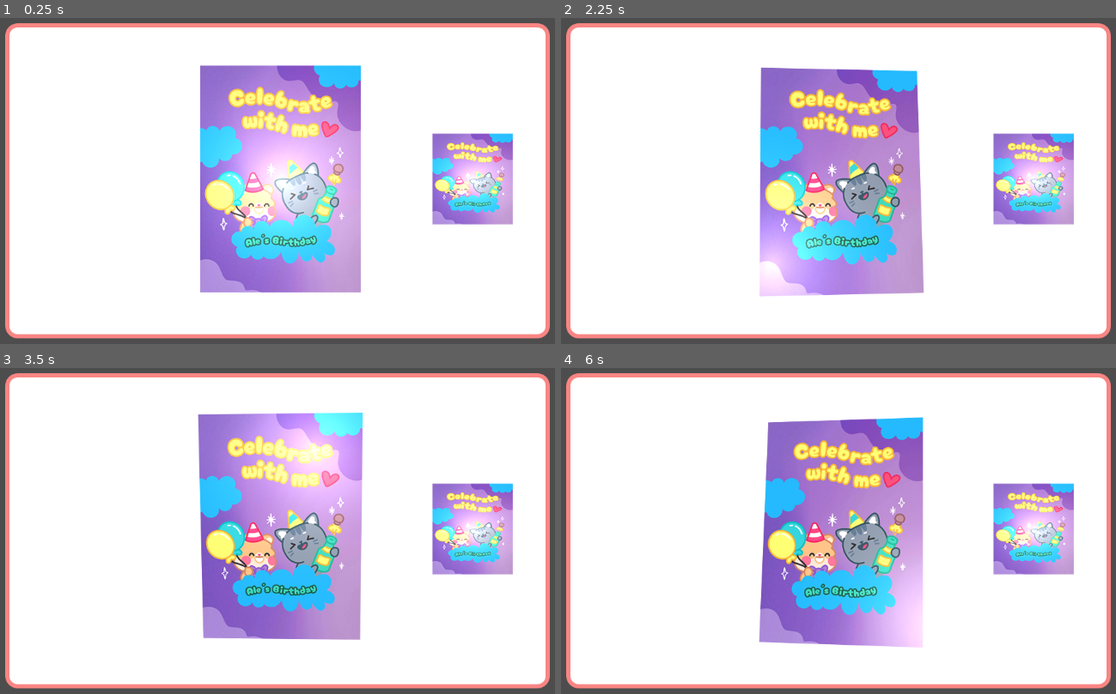
Above: before the commit, frames 1-4 (two rows, left to right).
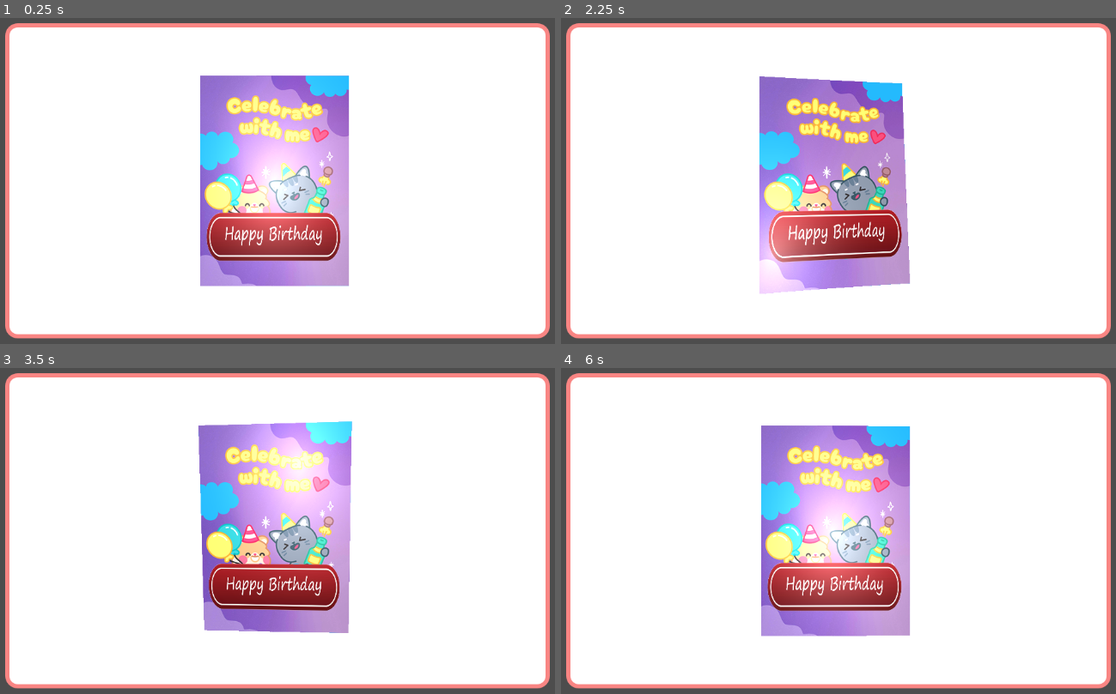
Above: after the commit, the same moments.

Repository: knowercoder/3D-Hover-Shader
Game: Godot game, scene res://Scenes/Hover3D_Advanced.tscn
The game is run twice, just before and just after one commit, with the same random seed, the same clock (stepped at 60 frames per second) and the same inputs. Before the commit the project starts from res://Scenes/Hover3D.tscn.
Inputs (mouse positions are in pixels of both pictures, inside the frame that each line leads up to):
- Up to frame 1 (0.25 s): no input
- Up to frame 2 (2.25 s): tap Enter at 0.5, 2 s; move the mouse to (993, 161) at 0.52 s; tap Space at 1.25 s; move the mouse to (705, 200) at 1.27 s; move the mouse to (910, 96) at 2.02 s
- Up to frame 3 (3.5 s): tap Space at 2.75 s; move the mouse to (244, 609) at 2.77 s
- Up to frame 4 (6 s): tap Enter at 3.5 s; move the mouse to (1049, 589) at 3.52 s; tap Space at 4.25 s; move the mouse to (633, 472) at 4.27 s; move the mouse to (877, 531) at 5.02 s; move the mouse to (738, 436) at 5.77 s

The runs differ from the first frame. In frame 1, 15% of the frame differs, in the area x 36-93%, y 14-85%; in frame 2, 16%; in frame 3, 17%; in frame 4, 20%, in the area x 35-93%, y 15-86%.

Commit message:
added advanced shader with second texture

Diff:
--- /dev/null
+++ b/Materials/Hover3D_Advanced_M1.tres
@@ -0,0 +1,17 @@
+[gd_resource type="ShaderMaterial" load_steps=3 format=3 uid="uid://def4e6d5lsjhn"]
+
+[ext_resource type="Shader" uid="uid://co75u220wy41s" path="res://Shaders/Hover3D_Advanced.gdshader" id="1_s4yul"]
+[ext_resource type="Texture2D" uid="uid://b3rt7br5cal7f" path="res://Sprites/button.png" id="2_s4yul"]
+
+[resource]
+shader = ExtResource("1_s4yul")
+shader_parameter/_tilt_Scale = 0.25
+shader_parameter/_texPos = Vector4(0.1, 0.1, 0.8, 0.8)
+shader_parameter/_isSpecularLight = true
+shader_parameter/_speularLightIntensity = 0.5
+shader_parameter/_speularLightPower = 3.0
+shader_parameter/_isSecondTex = false
+shader_parameter/_secondTex = ExtResource("2_s4yul")
+shader_parameter/_texPos2 = Vector4(0.165, 0.98, 0.655, -0.065)
+shader_parameter/_zDist2 = 0.05
+shader_parameter/_mousePos = Vector2(0, 0)
--- a/Shaders/Hover3D_Material1.tres
+++ b/Materials/Hover3D_Basic_M1.tres
@@ -1,6 +1,6 @@
 [gd_resource type="ShaderMaterial" load_steps=2 format=3 uid="uid://h3h86yy12dsj"]
 
-[ext_resource type="Shader" uid="uid://o22b6o4dqekk" path="res://Shaders/Hover3D.gdshader" id="1_hgn7v"]
+[ext_resource type="Shader" uid="uid://o22b6o4dqekk" path="res://Shaders/Hover3D_Basic.gdshader" id="1_hgn7v"]
 
 [resource]
 shader = ExtResource("1_hgn7v")
--- a/Shaders/Hover3D_Material2.tres
+++ b/Materials/Hover3D_Basic_M2.tres
@@ -1,6 +1,6 @@
 [gd_resource type="ShaderMaterial" load_steps=2 format=3 uid="uid://bh2i1yoj5octm"]
 
-[ext_resource type="Shader" uid="uid://o22b6o4dqekk" path="res://Shaders/Hover3D.gdshader" id="1_gtxdh"]
+[ext_resource type="Shader" uid="uid://o22b6o4dqekk" path="res://Shaders/Hover3D_Basic.gdshader" id="1_gtxdh"]
 
 [resource]
 shader = ExtResource("1_gtxdh")
--- /dev/null
+++ b/Scenes/Hover3D_Advanced.tscn
@@ -0,0 +1,41 @@
+[gd_scene load_steps=5 format=3 uid="uid://b8g0ixpuh7c6s"]
+
+[ext_resource type="Material" uid="uid://def4e6d5lsjhn" path="res://Materials/Hover3D_Advanced_M1.tres" id="1_mwl0d"]
+[ext_resource type="Texture2D" uid="uid://dd1a4k6twht15" path="res://Sprites/BirthdayCard.png" id="2_mwl0d"]
+[ext_resource type="Script" uid="uid://0sj48v4o0iyw" path="res://Scripts/Hover3D.gd" id="3_igksg"]
+
+[sub_resource type="StyleBoxFlat" id="StyleBoxFlat_077hx"]
+bg_color = Color(1, 1, 1, 1)
+border_width_left = 7
+border_width_top = 7
+border_width_right = 7
+border_width_bottom = 7
+border_color = Color(0.974469, 0.523311, 0.5145, 1)
+corner_radius_top_left = 20
+corner_radius_top_right = 20
+corner_radius_bottom_right = 20
+corner_radius_bottom_left = 20
+
+[node name="Node2D" type="Node2D"]
+
+[node name="Panel" type="Panel" parent="."]
+offset_left = 114.0
+offset_top = 58.0
+offset_right = 1028.0
+offset_bottom = 588.0
+theme_override_styles/panel = SubResource("StyleBoxFlat_077hx")
+
+[node name="TextureRect" type="TextureRect" parent="Panel"]
+material = ExtResource("1_mwl0d")
+layout_mode = 0
+offset_left = 302.0
+offset_top = 53.0
+offset_right = 602.0
+offset_bottom = 477.0
+texture = ExtResource("2_mwl0d")
+expand_mode = 1
+stretch_mode = 1
+script = ExtResource("3_igksg")
+
+[connection signal="mouse_entered" from="Panel/TextureRect" to="Panel/TextureRect" method="_on_mouse_entered"]
+[connection signal="mouse_exited" from="Panel/TextureRect" to="Panel/TextureRect" method="_on_mouse_exited"]
--- /dev/null
+++ b/Scenes/Hover3D_Advanced_2.tscn
@@ -0,0 +1,41 @@
+[gd_scene load_steps=5 format=3 uid="uid://btw0qmymjse0a"]
+
+[ext_resource type="Material" uid="uid://def4e6d5lsjhn" path="res://Materials/Hover3D_Advanced_M1.tres" id="1_ngrhb"]
+[ext_resource type="Texture2D" uid="uid://dd1a4k6twht15" path="res://Sprites/BirthdayCard.png" id="2_35dkh"]
+[ext_resource type="Script" uid="uid://0sj48v4o0iyw" path="res://Scripts/Hover3D.gd" id="3_csj87"]
+
+[sub_resource type="StyleBoxFlat" id="StyleBoxFlat_077hx"]
+bg_color = Color(1, 1, 1, 1)
+border_width_left = 7
+border_width_top = 7
+border_width_right = 7
+border_width_bottom = 7
+border_color = Color(0.974469, 0.523311, 0.5145, 1)
+corner_radius_top_left = 20
+corner_radius_top_right = 20
+corner_radius_bottom_right = 20
+corner_radius_bottom_left = 20
+
+[node name="Node2D" type="Node2D"]
+
+[node name="Panel" type="Panel" parent="."]
+offset_left = 114.0
+offset_top = 58.0
+offset_right = 1028.0
+offset_bottom = 588.0
+theme_override_styles/panel = SubResource("StyleBoxFlat_077hx")
+
+[node name="TextureRect" type="TextureRect" parent="Panel"]
+material = ExtResource("1_ngrhb")
+layout_mode = 0
+offset_left = 302.0
+offset_top = 53.0
+offset_right = 602.0
+offset_bottom = 477.0
+texture = ExtResource("2_35dkh")
+expand_mode = 1
+stretch_mode = 1
+script = ExtResource("3_csj87")
+
+[connection signal="mouse_entered" from="Panel/TextureRect" to="Panel/TextureRect" method="_on_mouse_entered"]
+[connection signal="mouse_exited" from="Panel/TextureRect" to="Panel/TextureRect" method="_on_mouse_exited"]
--- a/Scenes/Hover3D.tscn
+++ b/Scenes/Hover3D_Basic.tscn
@@ -1,9 +1,9 @@
 [gd_scene load_steps=7 format=3 uid="uid://csg0n6d7u0rvf"]
 
 [ext_resource type="Texture2D" uid="uid://bj51tovyuhql7" path="res://Sprites/BirthdayCard_500x500.png" id="1_5o2q8"]
-[ext_resource type="Material" uid="uid://h3h86yy12dsj" path="res://Shaders/Hover3D_Material1.tres" id="1_ing62"]
+[ext_resource type="Material" uid="uid://h3h86yy12dsj" path="res://Materials/Hover3D_Basic_M1.tres" id="1_ing62"]
 [ext_resource type="Script" uid="uid://0sj48v4o0iyw" path="res://Scripts/Hover3D.gd" id="2_a3wo0"]
-[ext_resource type="Material" uid="uid://bh2i1yoj5octm" path="res://Shaders/Hover3D_Material2.tres" id="4_h5ghc"]
+[ext_resource type="Material" uid="uid://bh2i1yoj5octm" path="res://Materials/Hover3D_Basic_M2.tres" id="4_h5ghc"]
 [ext_resource type="Texture2D" uid="uid://cmd4us3v3mj73" path="res://Sprites/BirthdayCard_250x200.png" id="5_iw7s8"]
 
 [sub_resource type="StyleBoxFlat" id="StyleBoxFlat_077hx"]
--- /dev/null
+++ b/Shaders/Hover3D_Advanced.gdshader
@@ -0,0 +1,123 @@
+shader_type canvas_item;
+
+group_uniforms hover;
+uniform float _tilt_Scale = 0.25;
+/**
+* secondary texture position, width and height
+* X, Y = postion ((0, 0)start pos at top left) // z, w = width and height
+*/
+uniform vec4 _texPos = vec4(0, 0, 1, 1);
+group_uniforms;
+
+group_uniforms specular_highlight;
+/**
+* enable specular light
+*/
+uniform bool _isSpecularLight = false;
+uniform float _speularLightIntensity = 0.5;
+uniform float _speularLightPower = 3.0;
+group_uniforms;
+
+group_uniforms secondary_ui;
+/**
+* enable scond texture
+*/
+uniform bool _isSecondTex;
+uniform sampler2D _secondTex : source_color, repeat_disable;
+/**
+* secondary texture position, width and height
+* X, Y = postion ((0, 0)start pos at top left) // z, w = width and height
+*/
+uniform vec4 _texPos2 = vec4(0, 0, 1, 1);
+uniform float _zDist2 = 0;
+group_uniforms;
+
+group_uniforms others;
+/**
+* this value set by the gdscript attached to this canvasitem
+*/
+uniform vec2 _mousePos;
+group_uniforms;
+
+mat3 rotateMatrix(float xAngle, float yAngle, float zAngle){
+	// Rotation matrices around the X, Y, and Z axes
+
+	//Rotation along X-axis
+    float cosX = cos(xAngle);
+    float sinX = sin(xAngle);
+    mat3 rotationX;
+    rotationX[0] = vec3(1.0, 0.0, 0.0);
+    rotationX[1] = vec3(0.0, cosX, -sinX);
+    rotationX[2] = vec3(0.0, sinX, cosX);
+
+	//Rotation along Y-axis
+    float cosY = cos(yAngle);
+    float sinY = sin(yAngle);
+    mat3 rotationY;
+    rotationY[0] = vec3(cosY, 0.0, sinY);
+    rotationY[1] = vec3(0.0, 1.0, 0.0);
+    rotationY[2] = vec3(-sinY, 0.0, cosY);
+
+	//Rotation along Z-axis
+    float cosZ = cos(zAngle);
+    float sinZ = sin(zAngle);
+    mat3 rotationZ;
+    rotationZ[0] = vec3(cosZ, -sinZ, 0.0);
+    rotationZ[1] = vec3(sinZ, cosZ, 0.0);
+    rotationZ[2] = vec3(0.0, 0.0, 1.0);
+
+    // Combine rotations
+    return rotationZ * rotationY * rotationX;
+}
+
+vec2 transformUV(vec3 centeredCoord, mat3 rotation, vec2 uvcoord){
+	//Apply the rotation to the uv coord
+    vec3 transformedUV = rotation * centeredCoord;
+    //Apply perspective projection
+    float perspective = 1.0 / (1.0 - transformedUV.z * 0.5);
+    transformedUV.xy *= perspective;
+	//back to screen coord
+	vec2 uv = transformedUV.xy + vec2(0.5);
+	//perspective inversion for texture sampling
+	uv = uvcoord * (2. - uv/uvcoord);
+	return uv;
+}
+
+void vertex() {
+
+}
+
+void fragment() {
+	// Center the coordinates around the origin
+ 	vec2 centeredCoord = UV - vec2(0.5);
+	vec2 mouse_centered = ((_mousePos + 0.5/TEXTURE_PIXEL_SIZE) * TEXTURE_PIXEL_SIZE) * 2.0 - 1.0;
+	vec2 mouseoffset = mouse_centered / 2.0;
+
+	//rotation matrix
+	float tiltAngleX = mouse_centered.y * _tilt_Scale;
+	float tiltAngleY = -mouse_centered.x * _tilt_Scale;
+	float tiltAngleZ = 0.; //no rotation along Z-axis, so the angle is zero
+	mat3 rotation = rotateMatrix(tiltAngleX, tiltAngleY, tiltAngleZ);
+
+	vec2 uv = transformUV(vec3(centeredCoord, 0.), rotation, UV);
+	uv = uv * (2. - _texPos.zw) - _texPos.xy;
+
+	vec2 uv2 = transformUV(vec3(centeredCoord, _zDist2), rotation, UV);
+	uv2 = uv2 * (2. - _texPos2.zw) - _texPos2.xy;
+
+	if (uv.x < 0.0 || uv.x > 1.0 || uv.y < 0.0 || uv.y > 1.0)
+		discard;
+
+    vec4 texCol = texture(TEXTURE, uv);
+	vec4 secondTexCol = texture(_secondTex, uv2);
+	vec4 finalCol = mix(texCol, secondTexCol, secondTexCol.a);
+
+	//specular light
+	float specularvalue = pow(clamp(1.0 - length(uv - 0.5 + mouseoffset), 0.0, 1.0), _speularLightPower) * _speularLightIntensity;
+	vec3 specularCol = vec3(specularvalue);
+
+	if(_isSpecularLight)
+    	COLOR = finalCol + vec4(specularCol, 0.0);
+	else
+		COLOR = finalCol;
+}
--- a/project.godot
+++ b/project.godot
@@ -11,7 +11,7 @@
 [application]
 
 config/name="3D Hover Shader"
-run/main_scene="res://Scenes/Hover3D.tscn"
+run/main_scene="uid://b8g0ixpuh7c6s"
 config/features=PackedStringArray("4.4", "GL Compatibility")
 config/icon="res://icon.svg"
 
Not shown, added: Shaders/Hover3D_Advanced.gdshader.uid
Renamed: Shaders/Hover3D.gdshader -> Shaders/Hover3D_Basic.gdshader
Renamed: Shaders/Hover3D.gdshader.uid -> Shaders/Hover3D_Basic.gdshader.uid
Binary file added: Sprites/BirthdayCard.png
Not shown, added: Sprites/BirthdayCard.png.import
Binary file added: Sprites/button.png
Not shown, added: Sprites/button.png.import
